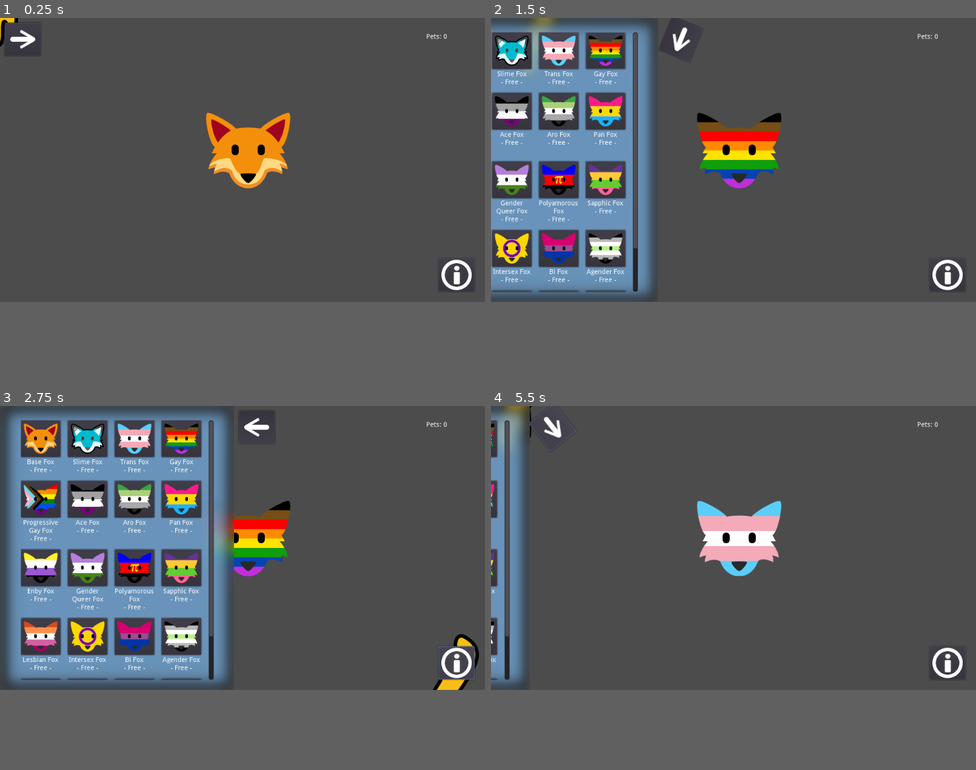
Above: before the commit, frames 1-4 (two rows, left to right).
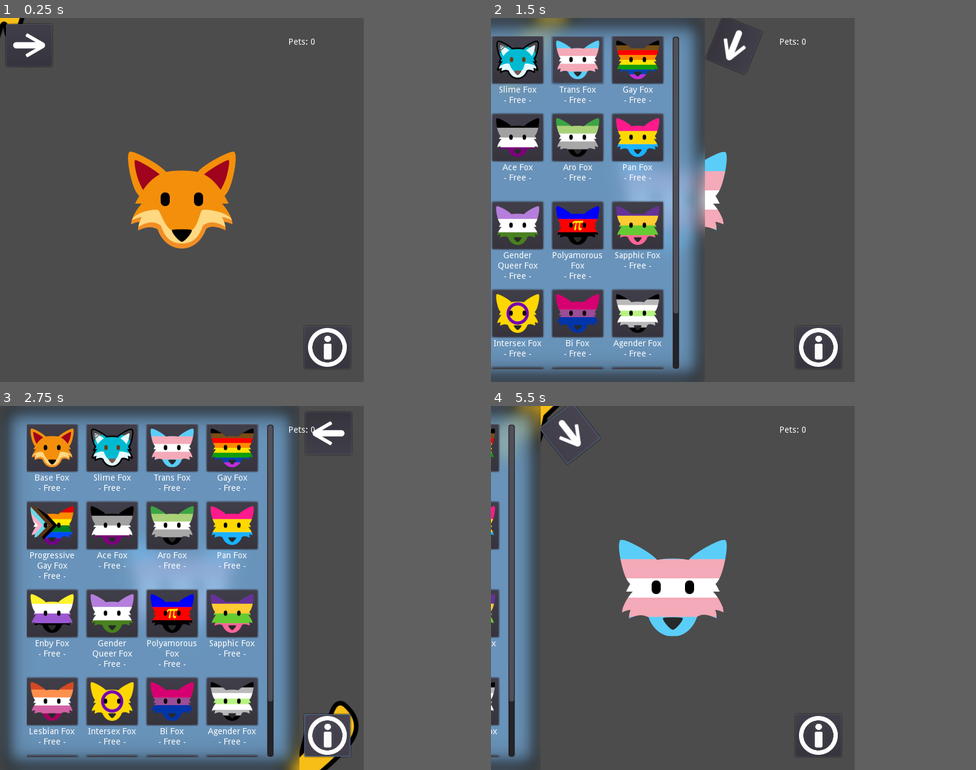
Above: after the commit, the same moments.

Repository: compufox/foxie
Game: Godot game, scene res://_scenes/main.tscn
Two runs of this game, one before a commit and one after it. Both use one fixed random seed, a clock stepped at 60 frames per second and the inputs below. Sound files missing from this copy of the repository are replaced by a short silence.
Inputs (mouse positions are in pixels of both pictures, inside the frame that each line leads up to; where the layout moved, square brackets give the same spot in the first picture):
- Up to frame 1 (0.25 s): no input
- Up to frame 2 (1.5 s): click (529, 39) [515, 39] at 0.5 s; click (534, 50) at 1.27 s
- Up to frame 3 (2.75 s): click (436, 664) [455, 664] at 2 s
- Up to frame 4 (5.5 s): click (927, 427) [748, 427] at 2.75 s; click (529, 438) at 3.52 s; click (927, 664) [946, 664] at 4.25 s; click (529, 427) [515, 427] at 5 s
In our replay, the window is 800x468 before the commit and 600x600 after it. These sizes can differ from the game's own. Grey fills any space a smaller window leaves; there, only what the larger window draws over its background counts as a difference.

The runs differ from the first frame. In frame 1, 7.2% of the frame differs, in the area x 0-98%, y 0-97%; in frame 2, 37%; in frame 3, 45%, in the area x 1-99%, y 1-100%; in frame 4, 14%.

Commit message:
tweaked the default audio buses
made the easter egg quieter >.<
made the window smaller
added hiding/showing the cursor
added some comments to suppress warnings
udpated gitignore

Diff:
--- a/_scenes/main.tscn
+++ b/_scenes/main.tscn
@@ -9,6 +9,6 @@
 [node name="ui" parent="." instance=ExtResource( 1 )]
 
 [node name="fox" parent="." instance=ExtResource( 2 )]
-position = Vector2( 524, 280 )
+position = Vector2( 300, 300 )
 
 [node name="hand" parent="." instance=ExtResource( 3 )]
--- /dev/null
+++ b/default_bus_layout.tres
@@ -0,0 +1,9 @@
+[gd_resource type="AudioBusLayout" format=2]
+
+[resource]
+bus/1/name = "easter egg"
+bus/1/solo = false
+bus/1/mute = false
+bus/1/bypass_fx = false
+bus/1/volume_db = -38.2
+bus/1/send = "Master"
--- a/project.godot
+++ b/project.godot
@@ -24,6 +24,10 @@
 Tracker="*res://scripts/tracker.gd"
 Info="*res://scripts/info.gd"
 
+[display]
+
+window/size/width=600
+
 [node]
 
 name_num_separator=2
--- a/scripts/hand.gd
+++ b/scripts/hand.gd
@@ -3,7 +3,10 @@
 onready var root = get_tree().root
 onready var face = $"../fox"
 
+func _ready():
+	Input.set_mouse_mode(Input.MOUSE_MODE_HIDDEN)
 
+# warning-ignore:unused_argument
 func _process(delta):
 	set_position(root.get_mouse_position())
 
--- a/scripts/info.gd
+++ b/scripts/info.gd
@@ -1,5 +1,6 @@
 extends Node
 
+# warning-ignore:unused_class_variable
 var faces = [
 	"res://sprites/foxes_base/fox_base.svg",
 	"res://sprites/foxes_base/xenon.svg",
@@ -19,12 +20,14 @@
 	"res://sprites/foxes_base/agenderfox.png"
 ]
 
+# warning-ignore:unused_class_variable
 var hats = [
 	"res://sprites/hats/cowboy.png",
 	"res://sprites/hats/mage.png",
 	"res://sprites/hats/flower.png"
 ]
 
+# warning-ignore:unused_class_variable
 var prices = [
 	0,0,0,0,0,0,0,0,0,0,0,0,0,0,0,0,
 	25,
--- a/scripts/tracker.gd
+++ b/scripts/tracker.gd
@@ -2,10 +2,12 @@
 
 var music = AudioStreamPlayer.new()
 var owo = preload("res://music/OWO.ogg")
+# warning-ignore:unused_class_variable
 var pets = 0
 var played = false
 
 func _ready():
+	music.set_bus("easter egg")
 	music.autoplay = false
 	music.stream = owo
 	music.connect("finished", self, "music_finished")
--- a/scripts/ui.gd
+++ b/scripts/ui.gd
@@ -20,6 +20,7 @@
 		                                [counter, Info.prices[counter]])
 		counter += 1
 
+# warning-ignore:unused_argument
 func _process(delta):
 	count_label.set_text(str(Tracker.pets))
 
@@ -30,6 +31,7 @@
 		show_shop()
 
 func show_shop():
+	Input.set_mouse_mode(Input.MOUSE_MODE_VISIBLE)
 	tweener.interpolate_property(shop, "rect_position",
 	                             shop_hidden.position,
 	                             shop_shown.position,
@@ -46,6 +48,7 @@
 	menu_shown = true
 
 func hide_shop():
+	Input.set_mouse_mode(Input.MOUSE_MODE_HIDDEN)
 	tweener.interpolate_property(shop, "rect_position",
 	                             shop_shown.position,
 	                             shop_hidden.position,
@@ -64,6 +67,7 @@
 	get_tree().paused = false
 
 
+# warning-ignore:unused_argument
 func _on_tween_completed(object, key):
 	if object == shop and menu_shown:
 		get_tree().paused = true
Not shown, changed: export_presets.cfg
Not shown, changed: .gitignore
